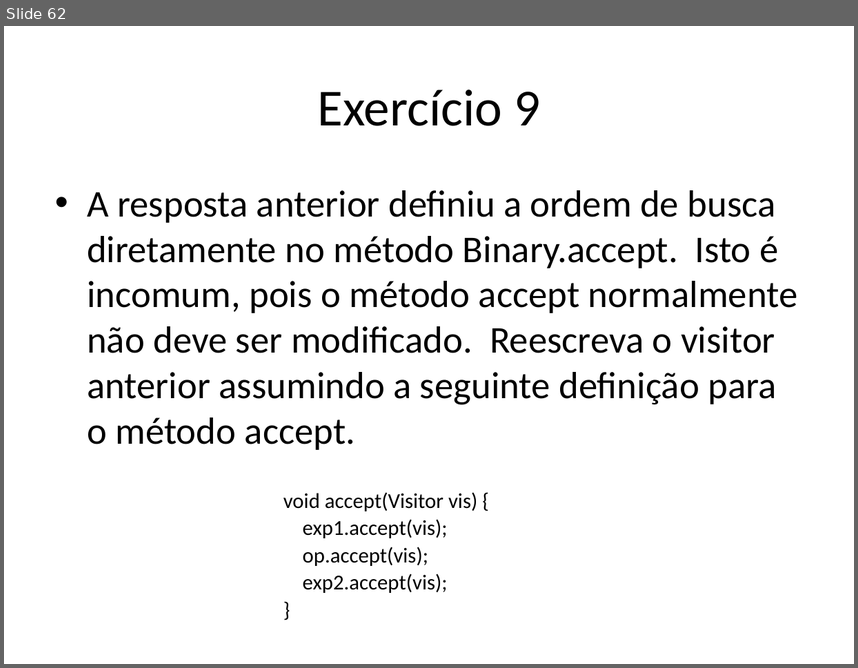
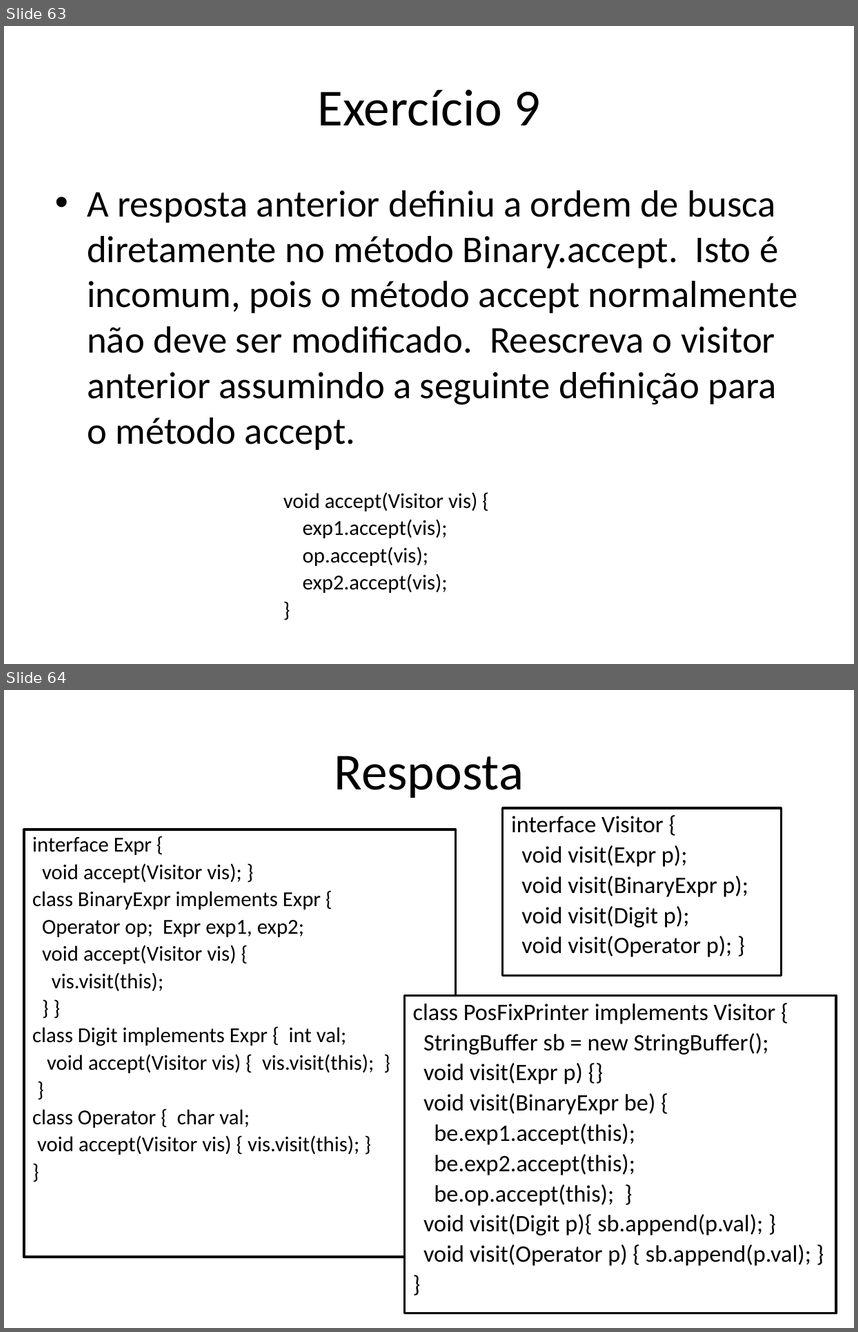
Before and after one commit to damorim/compilers-cin, a slide deck: slides-aulas/conceitos-basicos.pptx. Shown one above the other, each under a label of ours: slide 62 before the commit, slides 63 and 64 after it. The pictures are 858x668 and 858x1332 pixels, drawn with LibreOffice and Linux fonts; fonts in the diff are those of the drawing. Boxes give left, top, right and bottom in pixels: in the first picture for what was removed or moved away, otherwise in the second. Text is boxed around its words. In the diff, an @@ line names an element or a change of style, - is before the commit and + after.

```diff
--- a/slides-aulas/conceitos-basicos.pptx
+++ b/slides-aulas/conceitos-basicos.pptx
@@ slide 64 added at <box>4,690,854,1328</box>, background #FFFFFF @@
@@ title added at <box>335,756,524,798</box>, 44 pt, text #000000 @@
+Resposta
@@ rectangle added at <box>503,808,782,976</box>, fill #FFFFFF, outline #000000 2 pt, 20 pt, text #000000 @@
+interface Visitor {
+void visit(Expr p);
+void visit(BinaryExpr p);
+void visit(Digit p);
+void visit(Operator p); }
@@ rectangle added at <box>23,829,455,1256</box>, fill #FFFFFF, outline #000000 2 pt, 18 pt, text #000000 @@
+interface Expr {
+void accept(Visitor vis); }
+class BinaryExpr implements Expr {
+Operator op; Expr exp1, exp2;
+void accept(Visitor vis) {
+vis.visit(this);
+} }
+class Digit implements Expr { int val;
+void accept(Visitor vis) { vis.visit(this); }
+}
+class Operator { char val;
+void accept(Visitor vis) { vis.visit(this); }
+}
@@ rectangle added at <box>404,995,836,1312</box>, fill #FFFFFF, outline #000000 2 pt, 20 pt, text #000000 @@
+class PosFixPrinter implements Visitor {
+StringBuffer sb = new StringBuffer();
+void visit(Expr p) {}
+void visit(BinaryExpr be) {
+be.exp1.accept(this);
+be.exp2.accept(this);
+be.op.accept(this); }
+void visit(Digit p){ sb.append(p.val); }
+void visit(Operator p) { sb.append(p.val); }
+}
@@ what was slide 62 is now slide 63 @@
```
Also in this commit, not shown: 6 slides changed, 1 other slide added.
